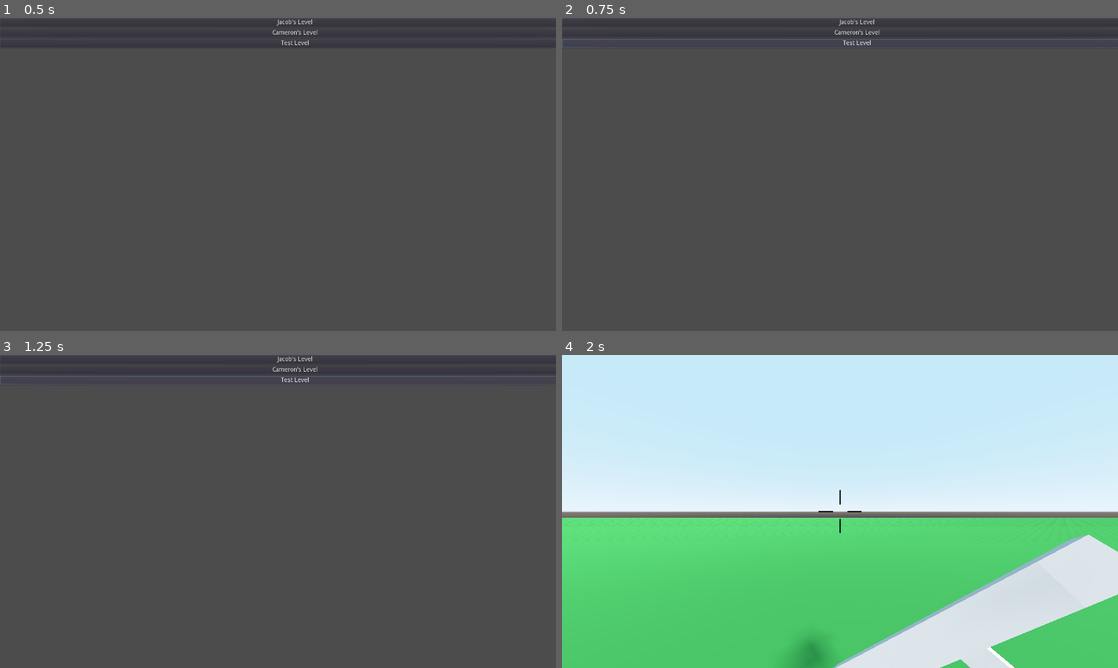
Above: before the commit, frames 1-4 (two rows, left to right).
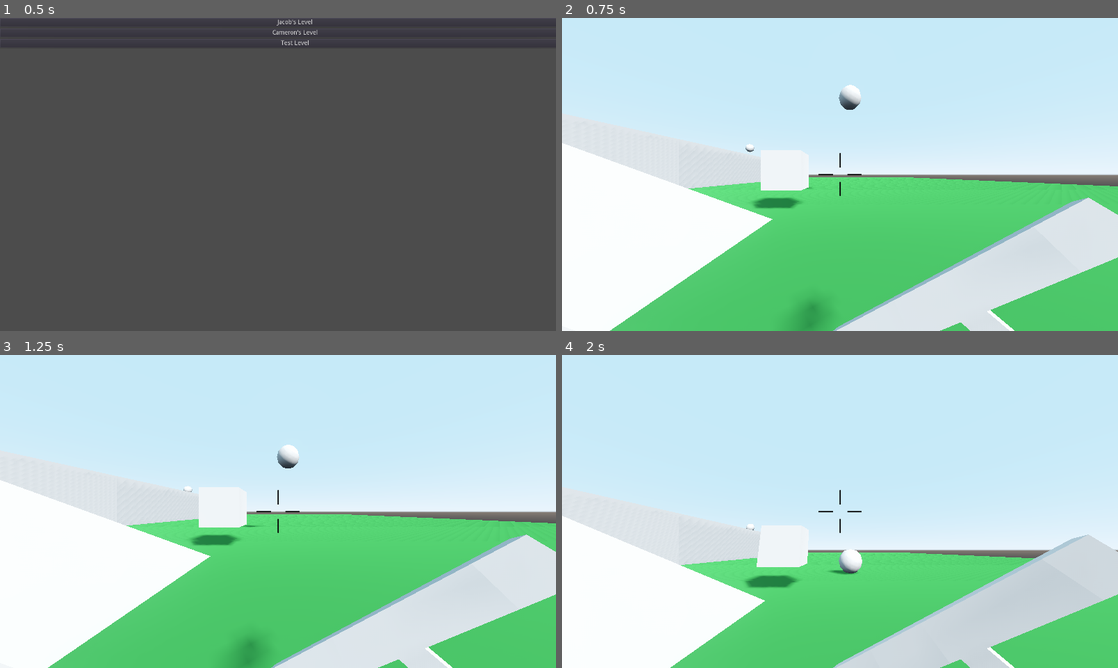
Above: after the commit, the same moments.

Repository: camgrodgers/senior-fps
Game: Godot game, scene res://Main.tscn
The game is run twice, just before and just after one commit, with the same random seed, the same clock (stepped at 60 frames per second) and the same inputs.
Inputs (mouse positions are in pixels of both pictures, inside the frame that each line leads up to):
- Up to frame 1 (0.5 s): no input
- Up to frame 2 (0.75 s): click "Test Level" at 0.5 s
- Up to frame 3 (1.25 s): no input
- Up to frame 4 (2 s): click (856, 358) at 1.25 s, where only the run before the commit has a clickable "Jacob's Level"

Frame 1 is identical in both runs. In frame 2, 100% of the frame differs, in the area x 0-100%, y 0-100%; in frame 3, 100%; in frame 4, 26%.
Error before the commit: Attempt to call function 'instance' in base 'null instance' on a null instance. (res://Main.gd:9)

Commit message:
Changed danger meter to have simultaneously increasing and decreasing values.
Player can be hidden from some enemies, getting orange depletion rate,
and not hidden from others, getting normal increase rate.

Needs significant refactoring to allow enemies to share information
about player position.

Diff:
--- a/Enemies/Enemy.gd
+++ b/Enemies/Enemy.gd
@@ -21,6 +21,7 @@
 var player_distance: float = 0.0
 var can_see_player: bool = false
 var player_danger: float = 0.0
+var last_player_position: Vector3 = Vector3(-1000, -1000, -1000)
 
 enum {
 	FIND,
@@ -133,6 +134,7 @@
 	can_see_player = cast_to_player_hitboxes()
 	if not can_see_player: return
 	player_distance = player.translation.distance_to(translation)
+	last_player_position = player.translation
 		# Could change this to relative velocity later?
 	# TODO: find out why player velocity is >0 when standing still
 #	target_speed = target.vel.abs().length()
--- a/LevelObjects/PatrolRoute.gd
+++ b/LevelObjects/PatrolRoute.gd
@@ -1,8 +1,9 @@
 tool
 extends Spatial
 
+export(bool) var loop: bool = true
+
 var occupied: bool = false
-export(bool) var loop = true
 
 func _ready():
 	if Engine.editor_hint:
@@ -13,7 +14,7 @@
 		tool_process(delta)
 
 # Editor tool code
-var loop_last_value: bool = loop
+var loop_last_value: bool = true
 func tool_process(delta: float) -> void:
 	if children_count < get_child_count():
 		connect_child_moved_signal()
@@ -32,6 +33,7 @@
 	draw_lines()
 	children_count = get_child_count()
 	connect_child_moved_signal()
+	loop_last_value = loop
 
 func connect_child_moved_signal():
 	for c in get_children():
--- a/LevelObjects/PatrolRoute.tscn
+++ b/LevelObjects/PatrolRoute.tscn
@@ -2,6 +2,6 @@
 
 [ext_resource path="res://LevelObjects/PatrolRoute.gd" type="Script" id=1]
 
-
 [node name="PatrolRoute" type="Spatial"]
 script = ExtResource( 1 )
+loop = null
--- a/Levels/TestLevel/TestLevel.tscn
+++ b/Levels/TestLevel/TestLevel.tscn
@@ -11,9 +11,6 @@
 [ext_resource path="res://Interactables/Button.tscn" type="PackedScene" id=10]
 [ext_resource path="res://LevelObjects/PatrolNode.tscn" type="PackedScene" id=11]
 
-
-
-
 [sub_resource type="NavigationMesh" id=1]
 vertices = PoolVector3Array( -89.2, 1.34142, -98.8, -98.8, 1.34142, -98.8, -98.8, 1.34142, -89.8, -89.2, 1.34142, -98.8 …(15343 unchanged characters)…
 polygons = [ PoolIntArray( 2, 1, 0 ), PoolIntArray( 5, 4, 3 ), PoolIntArray( 7, 6, 8 ), PoolIntArray( 8, 6, 9 ), PoolIn …(10653 unchanged characters)…
@@ -166,6 +163,7 @@
 [node name="PatrolRoutes" type="Spatial" parent="."]
 
 [node name="PatrolRoute1" parent="PatrolRoutes" instance=ExtResource( 7 )]
+loop = true
 
 [node name="PatrolNode" parent="PatrolRoutes/PatrolRoute1" instance=ExtResource( 11 )]
 transform = Transform( 1, 0, 0, 0, 1, 0, 0, 0, 1, -15.8064, 2.34, 18.1824 )
--- a/Main.gd
+++ b/Main.gd
@@ -11,7 +11,7 @@
 	$Menu.visible = false
 
 func _on_Button3_pressed():
-	load_level("res://Levels/TestLevel.tscn")
+	load_level("res://Levels/TestLevel/TestLevel.tscn")
 
 func _on_Button_pressed():
 	load_level("res://Levels/JacobLevel1/GameLevel.tscn")
--- a/Player/HUD.gd
+++ b/Player/HUD.gd
@@ -33,17 +33,20 @@
 	update_danger_meter()
 	update_enemy_distance_indicator()
 
-	known_cover_label.visible = player_stats.known_cover_position and player_stats.danger_level > 0
+	known_cover_label.visible = (player_stats.known_cover_position
+			and player_stats.danger_level > 0)
 
 func update_danger_meter():
 	danger_meter.value = player_stats.danger_level
 	danger_meter_yellow.value = player_stats.danger_level
-	danger_meter_orange.value = player_stats.danger_level
+	danger_meter_orange.value = player_stats.danger_level_orange
 
 	if player_stats.danger_level > 0:
 		danger_meter.visible = true
-		danger_meter_yellow.visible = player_stats.hidden_from_enemies and not player_stats.known_cover_position
-		danger_meter_orange.visible = player_stats.hidden_from_enemies and player_stats.known_cover_position
+		danger_meter_orange.visible = true
+		danger_meter_yellow.visible = (player_stats.hidden_from_enemies
+				and not player_stats.known_cover_position)
+
 	else:
 		danger_meter.visible = false
 		danger_meter_yellow.visible = false
--- a/Player/PlayerStats.gd
+++ b/Player/PlayerStats.gd
@@ -1,11 +1,11 @@
 extends Node
 
 var danger_level: float = 0
+var danger_level_orange: float = 0
 # TODO: count decreasing danger levels separately?
-var danger_decrease_acceleration: float = 0.1
+var danger_decrease_acceleration: float = 6
 # NOTE: This could be changed to a per-enemy value
 var danger_decrease_velocity: float = 0
-var last_known_position = null
 var known_cover_position: bool = false
 var hidden_from_enemies: bool = true
 
@@ -14,49 +14,43 @@
 
 # Handles enemy and player data
 func danger_update(delta):
-	var new_danger_level: float = 0
-	var new_hidden_from_enemies: bool = true
+	#TODO: all of this stuff needs to be replaced with encapsulated enemy logic
+	var player_position = get_parent().translation
+	danger_level = 0
+	danger_level_orange = 0
+	known_cover_position = false
+	hidden_from_enemies = true
 
 	var enemies: Array = get_tree().get_nodes_in_group("enemies")
 	if enemies.size() == 0:
-		last_known_position = null
 		hidden_from_enemies = true
-		new_hidden_from_enemies = true
 		known_cover_position = false
 	for e in enemies:
 		if e.can_see_player:
-			new_hidden_from_enemies = false
+			hidden_from_enemies = false
 			danger_decrease_velocity = 0
-			break
-
-	if new_hidden_from_enemies == false and hidden_from_enemies == true:
-		last_known_position = null
-	if new_hidden_from_enemies == true and hidden_from_enemies == false:
-		last_known_position = get_parent().translation
-
-	hidden_from_enemies = new_hidden_from_enemies
-
-	if last_known_position != null and last_known_position.distance_to(get_parent().translation) < 6:
-		danger_decrease_velocity = 0.05
-		known_cover_position = true
-	else:
-		known_cover_position = false
+		if e.last_player_position.distance_to(player_position) < 6:
+			known_cover_position = true
+			danger_decrease_velocity = 0
 
 	for e in enemies:
 		var rate = rate_of_danger_increase(e)
 		e.player_danger = clamp(e.player_danger + (rate * delta), 0, 100)
-#		print("rate: {%f} danger: {%f}" % [rate, e.player_danger])
-		if hidden_from_enemies:
-			e.player_danger -= (danger_decrease_velocity / enemies.size())
-		new_danger_level += e.player_danger
+		if ((not e.can_see_player)
+				and e.last_player_position.distance_to(player_position) < 6):
+			e.player_danger -= 3 * delta
+			danger_level_orange += e.player_danger
+		elif hidden_from_enemies and not known_cover_position:
+			e.player_danger -= (danger_decrease_velocity / enemies.size()) * delta
 
-	new_danger_level = clamp(new_danger_level, 0, 100)
+		danger_level += e.player_danger
+
+	danger_level = clamp(danger_level, 0, 100)
+	danger_level_orange = clamp(danger_level_orange, 0, 100)
 	danger_decrease_velocity += (danger_decrease_acceleration * delta)
 
-	if new_danger_level == 0:
+	if danger_level == 0:
 		danger_decrease_velocity = 0
-
-	danger_level = new_danger_level
 
 func rate_of_danger_increase(enemy) -> float:
 	var player_distance: float = enemy.player_distance
Not shown: 1 places in Enemies/Enemy.tscn that only renumber resources
